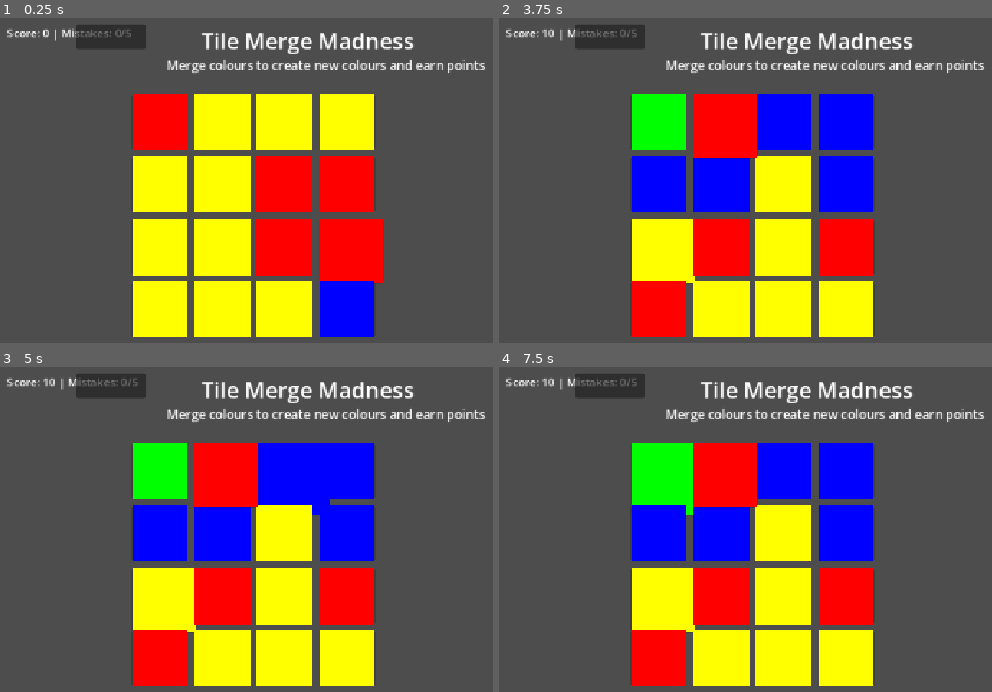
Above: before the commit, frames 1-4 (two rows, left to right).
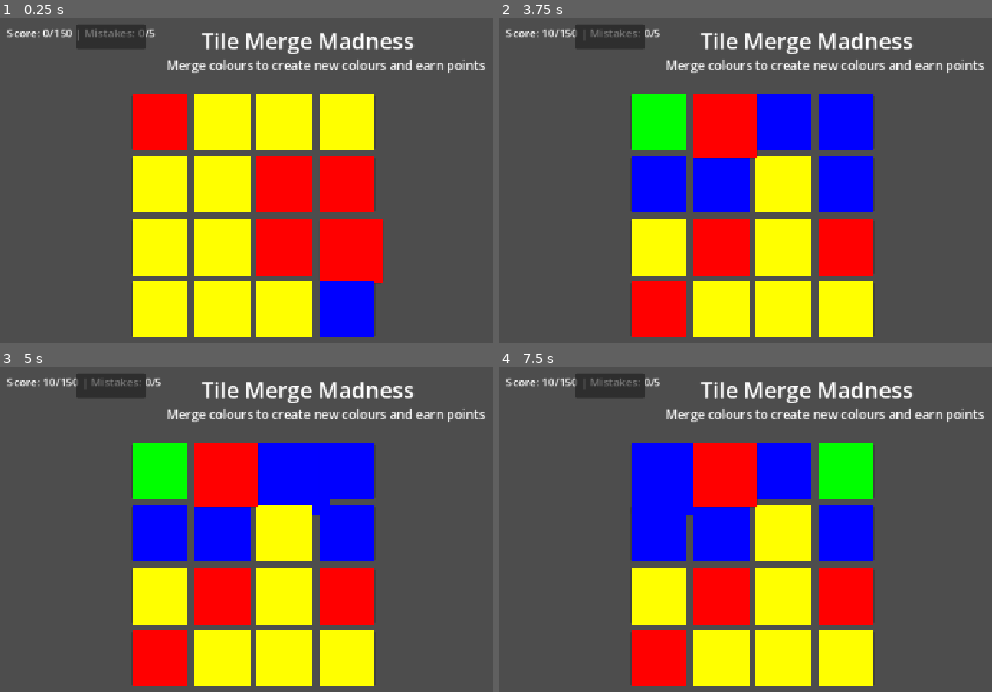
Above: after the commit, the same moments.

Repository: J-bot-oss/Tile-Merge-Godot
Game: Godot game, scene res://scenes/Game.tscn
Two runs of this game, one before a commit and one after it. Both use one fixed random seed, a clock stepped at 60 frames per second and the inputs below.
Inputs (mouse positions are in pixels of both pictures, inside the frame that each line leads up to):
- Up to frame 1 (0.25 s): no input
- Up to frame 2 (3.75 s): click (612, 37) at 0.5 s; click (612, 37) at 1.25 s; click (612, 37) at 2 s; click (656, 122) at 2.75 s; click (720, 122) at 3.52 s
- Up to frame 3 (5 s): click (285, 471) at 4.27 s
- Up to frame 4 (7.5 s): click (789, 480) at 5.02 s; click (844, 471) at 5.77 s; click (853, 480) at 6.52 s; click (656, 471) at 7.27 s

The runs differ from the first frame. In frame 1, 0.2% of the frame differs, in the area x 9-32%, y 3-8%; in frame 2, 0.7%; in frame 3, 0.7%; in frame 4, 5.0%, in the area x 11-76%, y 3-82%.

Commit message:
New difficulty

Diff:
--- a/new-game-project/scenes/Game.tscn
+++ b/new-game-project/scenes/Game.tscn
@@ -65,3 +65,7 @@
 
 [node name="GameOverSound" type="AudioStreamPlayer2D" parent="." unique_id=1534469061]
 stream = ExtResource("4_s0nni")
+
+[node name="DanceTimer" type="Timer" parent="." unique_id=1127941593]
+wait_time = 5.0
+autostart = true
--- a/new-game-project/scripts/game_manager.gd
+++ b/new-game-project/scripts/game_manager.gd
@@ -2,10 +2,11 @@
 
 const GRID_SIZE := 4
 const TILE_SIZE := 90
-const WIN_SCORE := 100
+const WIN_SCORE := 150
 const MAX_INVALID_MOVES := 5
 
 var tile_scene = preload("res://scenes/Tile.tscn")
+
 var selected_tile = null
 var coward_tile = null
 
@@ -34,6 +35,7 @@
 @onready var invalid_sound = $InvalidSound
 @onready var win_sound = $WinSound
 @onready var game_over_sound = $GameOverSound
+@onready var dance_timer = $DanceTimer
 
 func _ready():
 	win_label.visible = false
@@ -46,9 +48,10 @@
 	choose_coward_tile()
 
 	restart_button.pressed.connect(_on_restart_pressed)
+	dance_timer.timeout.connect(_on_dance_timer_timeout)
 
 func update_score():
-	score_label.text = "Score: " + str(score) + " | Mistakes: " + str(invalid_moves) + "/" + str(MAX_INVALID_MOVES)
+	score_label.text = "Score: " + str(score) + "/" + str(WIN_SCORE) + " | Mistakes: " + str(invalid_moves) + "/" + str(MAX_INVALID_MOVES)
 
 func create_grid():
 	for y in range(GRID_SIZE):
@@ -77,6 +80,7 @@
 
 	if tile == coward_tile:
 		move_coward_tile()
+		add_invalid_move()
 		return
 
 	if selected_tile == null:
@@ -89,10 +93,17 @@
 		selected_tile = null
 		return
 
-	try_merge(selected_tile, tile)
+	if are_tiles_adjacent(selected_tile, tile):
+		try_merge(selected_tile, tile)
+	else:
+		add_invalid_move()
 
 	selected_tile.scale = Vector2.ONE
 	selected_tile = null
+
+func are_tiles_adjacent(tile_a, tile_b):
+	var difference = tile_a.grid_position - tile_b.grid_position
+	return abs(difference.x) + abs(difference.y) == 1
 
 func try_merge(tile_a, tile_b):
 	var key = tile_a.tile_color + "+" + tile_b.tile_color
@@ -110,12 +121,21 @@
 		update_score()
 		check_win()
 		choose_coward_tile()
+
+		if score >= 80 and not game_won:
+			unfair_shuffle()
 	else:
-		invalid_moves += 1
-		invalid_sound.play()
-
-		update_score()
-		check_game_over()
+		add_invalid_move()
+
+func add_invalid_move():
+	invalid_moves += 1
+	invalid_sound.play()
+
+	update_score()
+	check_game_over()
+
+	if score >= 50 and not game_over:
+		unfair_shuffle()
 
 func choose_coward_tile():
 	var tiles = get_tree().get_nodes_in_group("tiles")
@@ -123,11 +143,14 @@
 	if tiles.size() == 0:
 		return
 
+	if coward_tile != null and is_instance_valid(coward_tile):
+		coward_tile.scale = Vector2.ONE
+
 	coward_tile = tiles.pick_random()
 	coward_tile.scale = Vector2(1.15, 1.15)
 
 func move_coward_tile():
-	if coward_tile == null:
+	if coward_tile == null or not is_instance_valid(coward_tile):
 		return
 
 	var new_pos = Vector2i(
@@ -138,7 +161,33 @@
 	coward_tile.grid_position = new_pos
 	coward_tile.position = grid_to_world(new_pos)
 
-	print("Coward tile ran away!")
+func _on_dance_timer_timeout():
+	if game_won or game_over:
+		return
+
+	var tiles = get_tree().get_nodes_in_group("tiles")
+
+	if tiles.size() < 2:
+		return
+
+	var tile_a = tiles.pick_random()
+	var tile_b = tiles.pick_random()
+
+	while tile_a == tile_b:
+		tile_b = tiles.pick_random()
+
+	var pos_a = tile_a.grid_position
+	var pos_b = tile_b.grid_position
+
+	tile_a.grid_position = pos_b
+	tile_b.grid_position = pos_a
+
+	tile_a.position = grid_to_world(pos_b)
+	tile_b.position = grid_to_world(pos_a)
+
+func unfair_shuffle():
+	for i in range(3):
+		_on_dance_timer_timeout()
 
 func check_win():
 	if score >= WIN_SCORE and not game_won:
